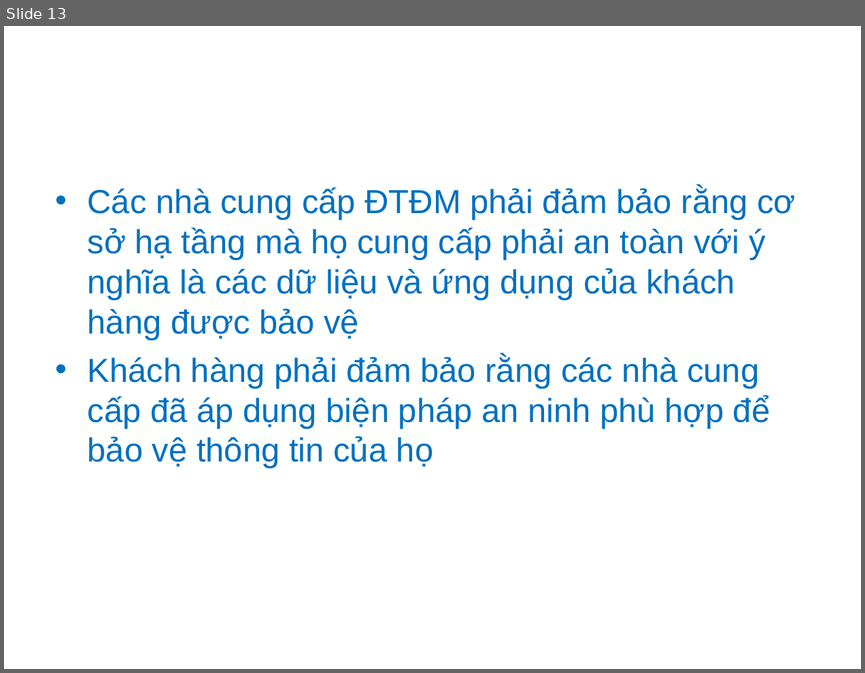
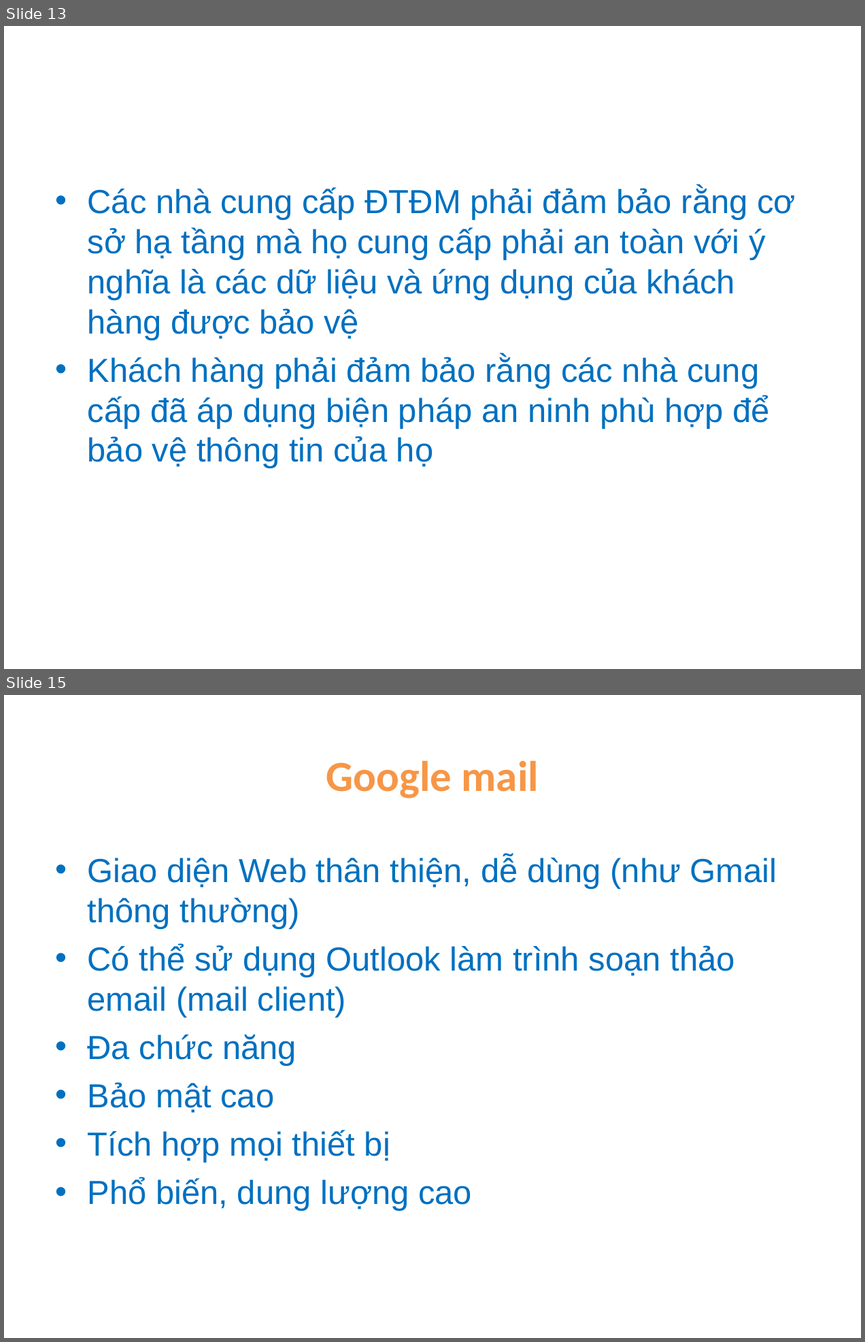
Before and after one commit to ndlongit/longnd-data, a slide deck: Temp/Bai tap ky nang - NDL.ppt. Shown one above the other, each under a label of ours: slide 13 before the commit, slides 13 and 15 after it; the slides between them are not shown. The pictures are 865x673 and 865x1342 pixels, drawn with LibreOffice and Linux fonts; fonts in the diff are those of the drawing. Boxes give left, top, right and bottom in pixels: in the first picture for what was removed or moved away, otherwise in the second. Text is boxed around its words. In the diff, an @@ line names an element or a change of style, - is before the commit and + after.

```diff
--- a/Temp/Bai tap ky nang - NDL.ppt
+++ b/Temp/Bai tap ky nang - NDL.ppt
@@ slide 15 added at box(4, 695, 861, 1338), background #FFFFFF @@
@@ title added at box(326, 761, 538, 798), 36 pt, text #F79646, bold @@
+Google mail
@@ text added at box(88, 855, 777, 1210), 28 pt, text #0070C0 @@
+• Giao diện Web thân thiện, dễ dùng (như Gmail thông thường)
+• Có thể sử dụng Outlook làm trình soạn thảo email (mail client)
+• Đa chức năng
+• Bảo mật cao
+• Tích hợp mọi thiết bị
+• Phổ biến, dung lượng cao
```
Also in this commit, not shown: 2 slides changed, 4 other slides added.
